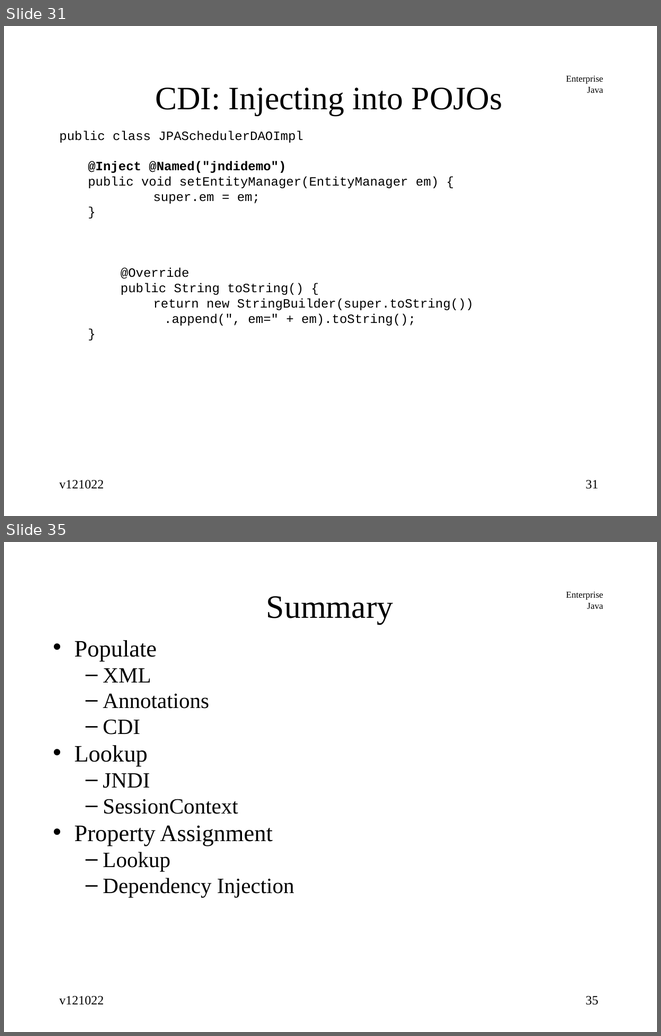
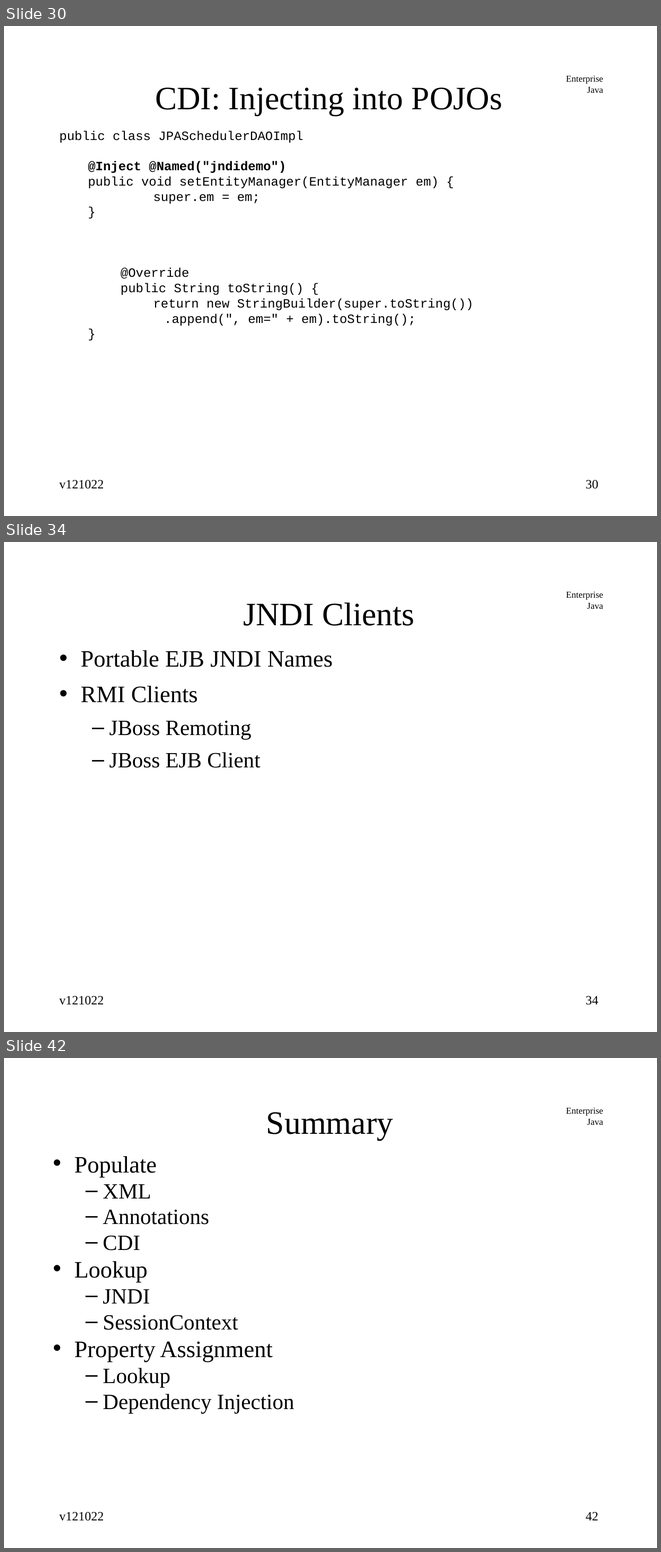
Before and after one commit to jcstaff/ejava-javaee, a slide deck: jndiDemo/src/site/resources/lectures/jndiENC.ppt. Shown one above the other, each under a label of ours: slides 31 and 35 before the commit, slides 30, 34 and 42 after it; the slides between them are not shown. The pictures are 661x1036 and 661x1552 pixels, drawn with LibreOffice and Linux fonts; fonts in the diff are those of the drawing. Boxes give left, top, right and bottom in pixels: in the first picture for what was removed or moved away, otherwise in the second. Text is boxed around its words. In the diff, an @@ line names an element or a change of style, - is before the commit and + after.

Commit message:
added JNDI naming scheme

```diff
--- a/jndiDemo/src/site/resources/lectures/jndiENC.ppt
+++ b/jndiDemo/src/site/resources/lectures/jndiENC.ppt
@@ slide 34 added at bbox=[4, 542, 657, 1032], background #FFFFFF; not listed: 1 template element that a slide beside it also shows @@
@@ title added at bbox=[243, 602, 414, 626], 36 pt, text #000000 @@
+JNDI Clients
@@ text added at bbox=[81, 650, 333, 768], 26 pt, text #000000 @@
+• Portable EJB JNDI Names
+• RMI Clients
+  – JBoss Remoting
+  – JBoss EJB Client
@@ text added at bbox=[59, 996, 104, 1005], 14 pt, text #000000 @@
+v121022
@@ page number added at bbox=[585, 996, 598, 1005], 14 pt, text #000000 @@
+34
@@ what was slide 31 is now slide 30 @@
@@ page number at bbox=[585, 480, 598, 489]: text changed @@
-31
+30
@@ what was slide 35 is now slide 42 @@
@@ page number at bbox=[585, 1512, 598, 1520]: text changed @@
-35
+42
```
Also in this commit, not shown: 11 slides changed, 6 other slides added.
